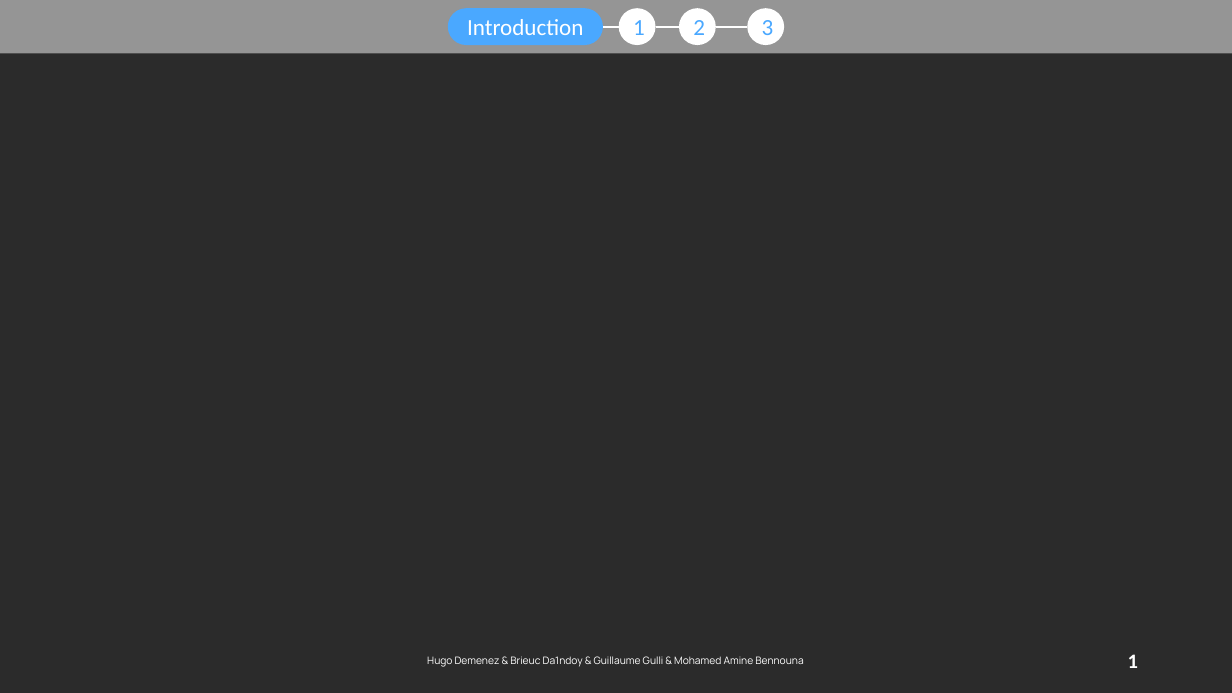
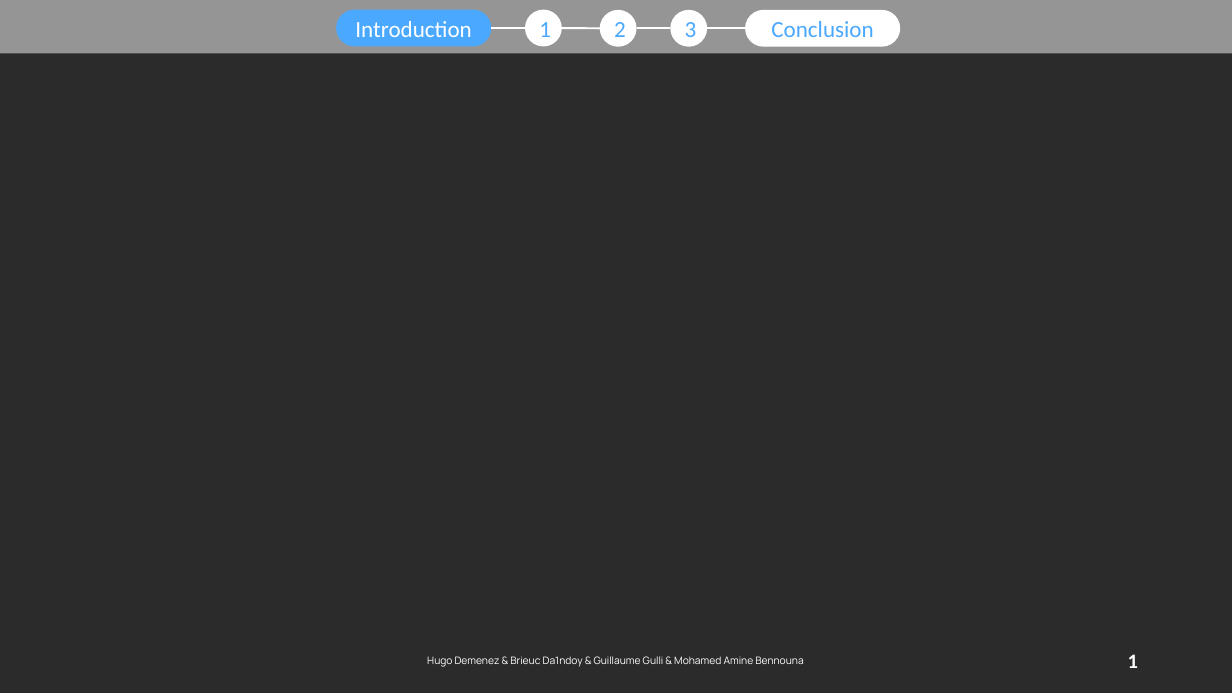
Before and after one commit to hugodemenez/isen-student-portal, a slide deck: slide 1 of presentation/Présentation1.pptx. Drawn at 1232x693 pixels with LibreOffice and Linux fonts; fonts in the diff are those of the drawing; background and template pictures are left out; a plain dark background stands for a picture behind light text. Boxes give left, top, right and bottom in pixels: in the first picture for what was removed or moved away, otherwise in the second. Text is boxed around its words. In the diff, an @@ line names an element or a change of style, - is before the commit and + after.

```diff
--- a/presentation/Présentation1.pptx
+++ b/presentation/Présentation1.pptx
@@ rounded rectangle added at (x1=336, y1=9, x2=492, y2=46), fill #4AA8FF, 18 pt, text #FFFFFF @@
+Introduction
@@ line added from (492, 28) to (525, 28), #FFFFFF 1.5 pt @@
@@ ellipse added at (x1=525, y1=9, x2=562, y2=46), fill #FFFFFF, 18 pt, text #4AA8FF @@
+1
@@ line added from (562, 28) to (600, 29), #FFFFFF 1.5 pt @@
@@ ellipse added at (x1=600, y1=10, x2=637, y2=47), fill #FFFFFF, 18 pt, text #4AA8FF @@
+2
@@ group removed at (x1=448, y1=8, x2=785, y2=45): 3 ellipses, 3 lines, 1 rounded rectangle @@
-1
-2
-3
-Introduction
@@ line added from (637, 29) to (670, 29), #FFFFFF 1.5 pt @@
@@ ellipse added at (x1=670, y1=10, x2=707, y2=47), fill #FFFFFF, 18 pt, text #4AA8FF @@
+3
@@ line added from (707, 29) to (745, 29), #FFFFFF 1.5 pt @@
@@ rounded rectangle added at (x1=745, y1=10, x2=900, y2=47), fill #FFFFFF, 18 pt, text #4AA8FF @@
+Conclusion
```
Also in this commit, not shown: 4 other slides changed, 4 other files.
